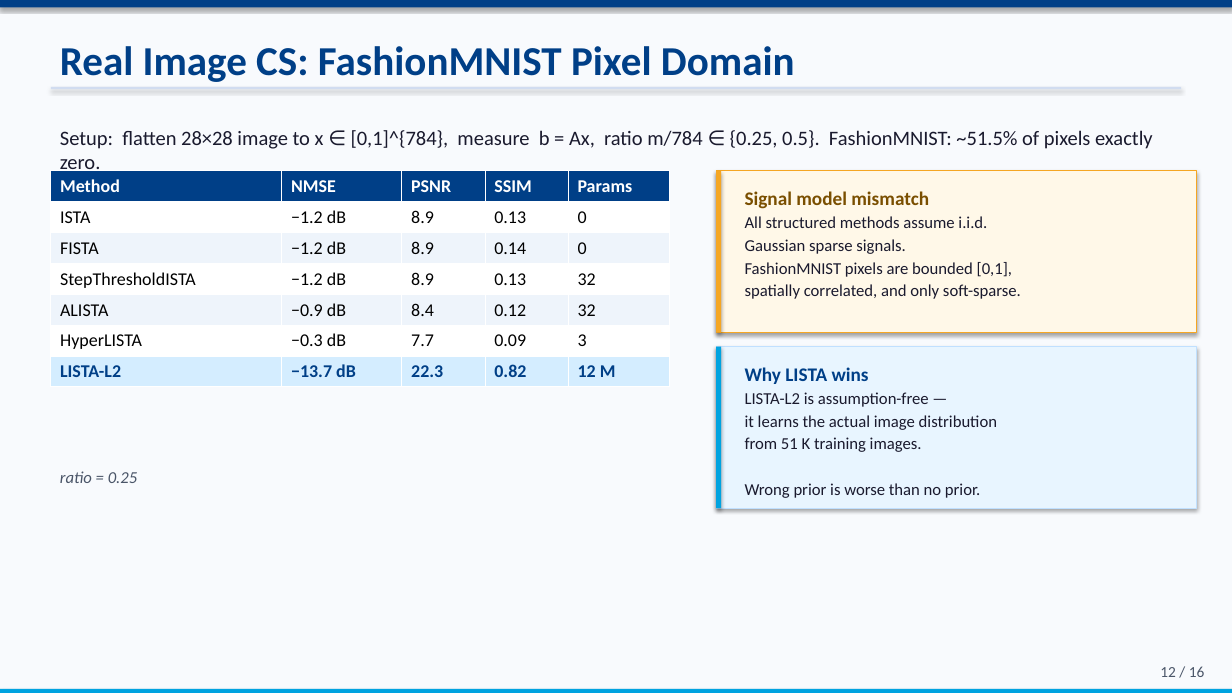
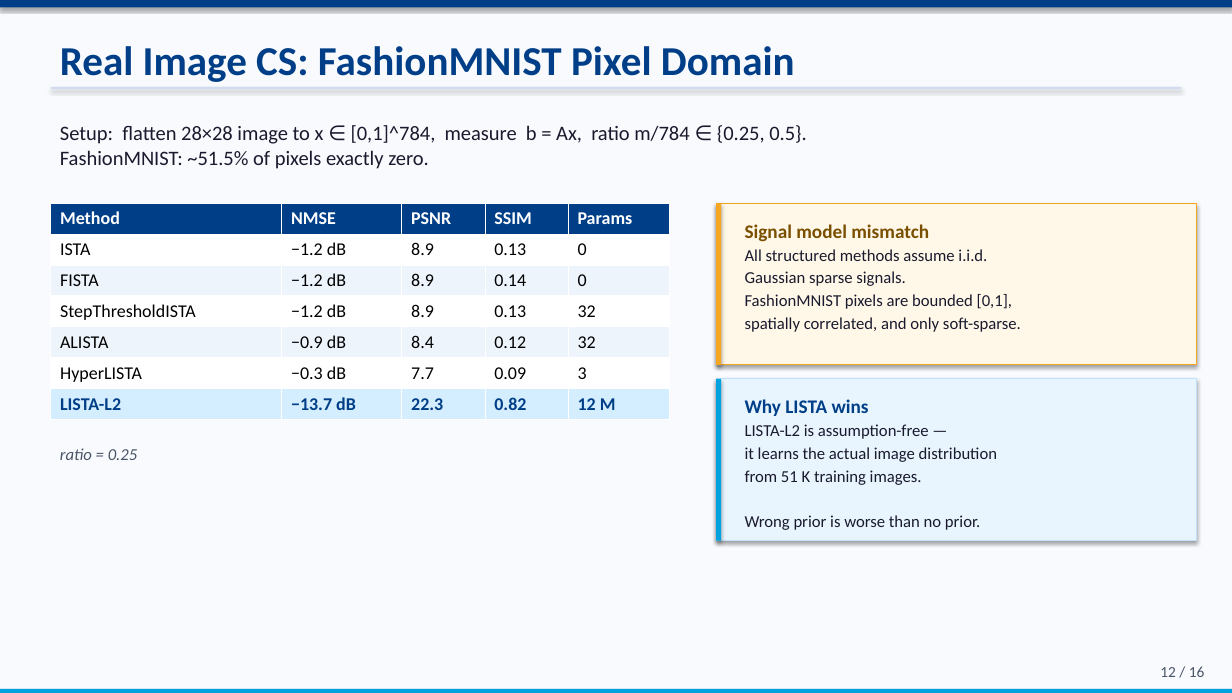
Before and after one commit to ThEpiCake/hyperlista-mbdl, a slide deck: slide 12 of submission/MBDL_Seminar_Presentation.pptx. Drawn at 1232x693 pixels with LibreOffice and Linux fonts; fonts in the diff are those of the drawing. Boxes give left, top, right and bottom in pixels: in the first picture for what was removed or moved away, otherwise in the second. Text is boxed around its words. In the diff, an @@ line names an element or a change of style, - is before the commit and + after.

```diff
--- a/submission/MBDL_Seminar_Presentation.pptx
+++ b/submission/MBDL_Seminar_Presentation.pptx
@@ text at bbox=[60, 125, 807, 169]: text changed @@
-Setup: flatten 28×28 image to x ∈ [0,1]^{784}, measure b = Ax, ratio m/784 ∈ {0.25, 0.5}. FashionMNIST: ~51.5% of pixels exactly zero.
+Setup: flatten 28×28 image to x ∈ [0,1]^784, measure b = Ax, ratio m/784 ∈ {0.25, 0.5}.
+FashionMNIST: ~51.5% of pixels exactly zero.
@@ 4 rectangles, 2 texts, 1 table: place and size @@
-4 rectangles, 2 texts, 1 table at bbox=[51, 171, 1197, 508]
+4 rectangles, 2 texts, 1 table at bbox=[51, 203, 1197, 541]
@@ text "ratio = 0.25": place and size @@
-text "ratio = 0.25" at bbox=[60, 471, 138, 483]
+text "ratio = 0.25" at bbox=[60, 448, 138, 460]
```
Also in this commit, not shown: 5 other slides changed, 1 other file.
